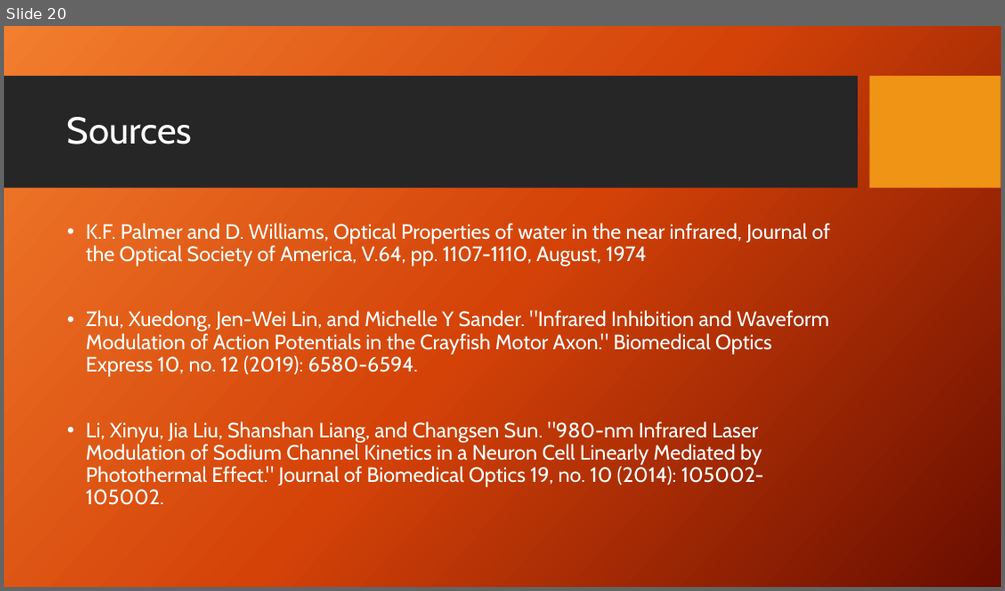
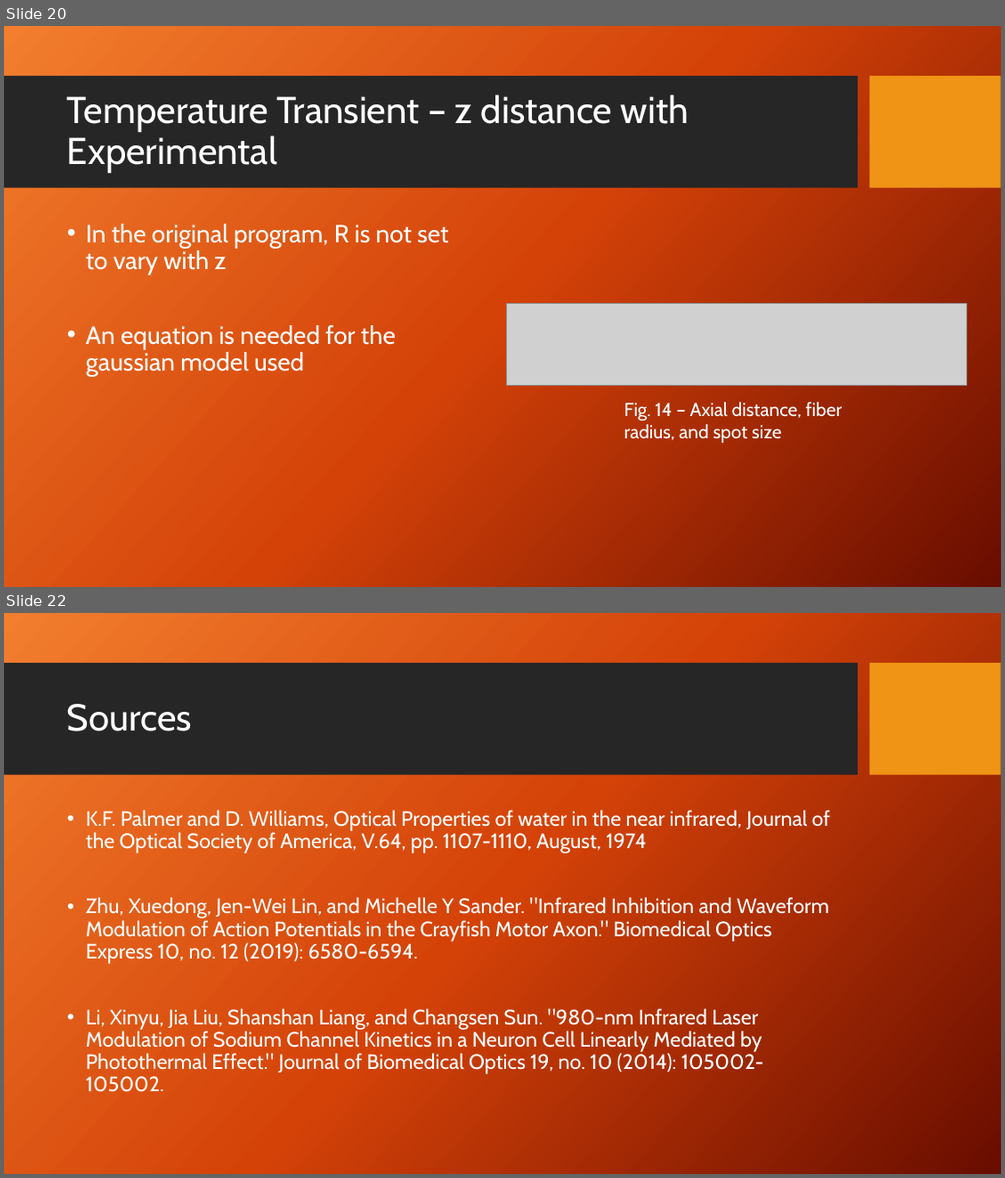
Before and after one commit to dbhatia00/NeuronSimulation, a slide deck: Presentations/Fall Updates/FallUpdate3.pptx. Shown one above the other, each under a label of ours: slide 20 before the commit, slides 20 and 22 after it; the slides between them are not shown. The pictures are 1005x591 and 1005x1178 pixels, drawn with LibreOffice and Linux fonts; fonts in the diff are those of the drawing; grey boxes stand for pictures; background and template pictures are left out. Boxes give left, top, right and bottom in pixels: in the first picture for what was removed or moved away, otherwise in the second. Text is boxed around its words. In the diff, an @@ line names an element or a change of style, - is before the commit and + after.

```diff
--- a/Presentations/Fall Updates/FallUpdate3.pptx
+++ b/Presentations/Fall Updates/FallUpdate3.pptx
@@ slide 20 added at box(4, 26, 1001, 587), background picture (left out); not listed: 2 template elements that a slide beside it also shows @@
@@ title added at box(67, 95, 688, 173), 36 pt, text #FFFFFF @@
+Temperature Transient – z distance with Experimental
@@ text added at box(86, 224, 448, 376), 24 pt, text #FFFFFF @@
+• In the original program, R is not set to vary with z
+• An equation is needed for the gaussian model used
@@ picture added at box(507, 304, 966, 385) @@
@@ text added at box(624, 402, 842, 443), 18 pt, text #FFFFFF @@
+Fig. 14 – Axial distance, fiber radius, and spot size
@@ what was slide 20 is now slide 22 @@
```
Also in this commit, not shown: 4 slides changed, 1 other slide added.
